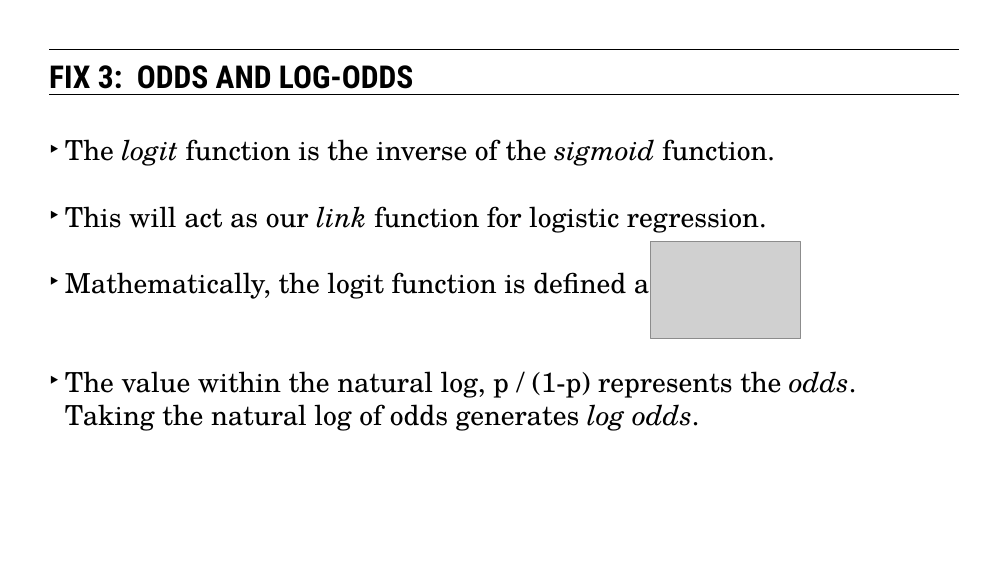
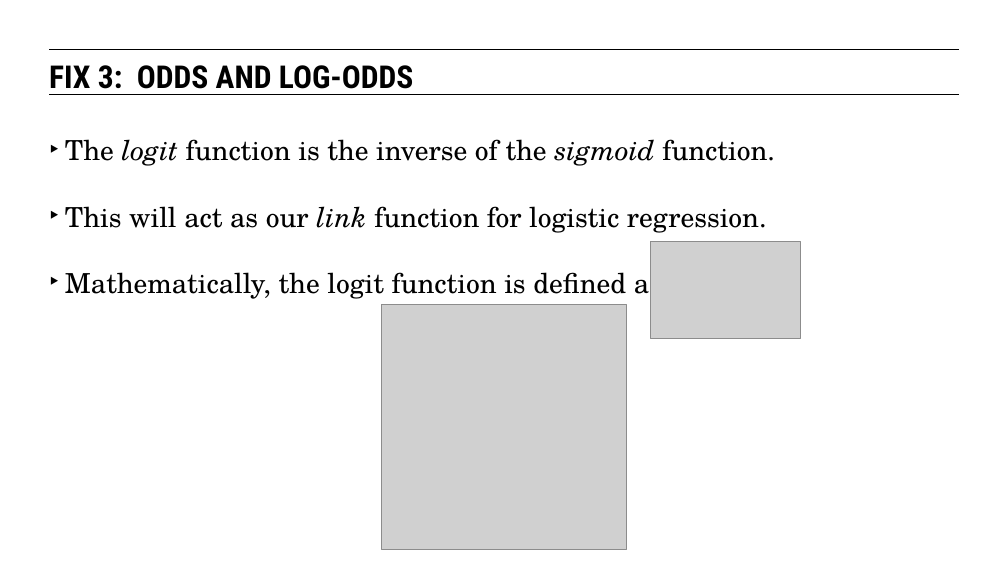
Before and after one commit to eflautt/ga-data-science, a slide deck: slide 26 of lessons/lesson-09/09-intro-to-logistic-regression.pptx (slide 25 before the commit). Drawn at 1008x566 pixels with LibreOffice and Linux fonts; fonts in the diff are those of the drawing; grey boxes stand for pictures. Boxes give left, top, right and bottom in pixels: in the first picture for what was removed or moved away, otherwise in the second. Text is boxed around its words. In the diff, an @@ line names an element or a change of style, - is before the commit and + after.

```diff
--- a/lessons/lesson-09/09-intro-to-logistic-regression.pptx
+++ b/lessons/lesson-09/09-intro-to-logistic-regression.pptx
@@ picture added at (382, 304, 627, 549) @@
@@ text at (65, 371, 856, 431): paragraph removed @@
-‣ The value within the natural log, p / (1-p) represents the odds. Taking the natural log of odds generates log odds.
```
Also in this commit, not shown: 15 other slides changed, 11 slides added.
